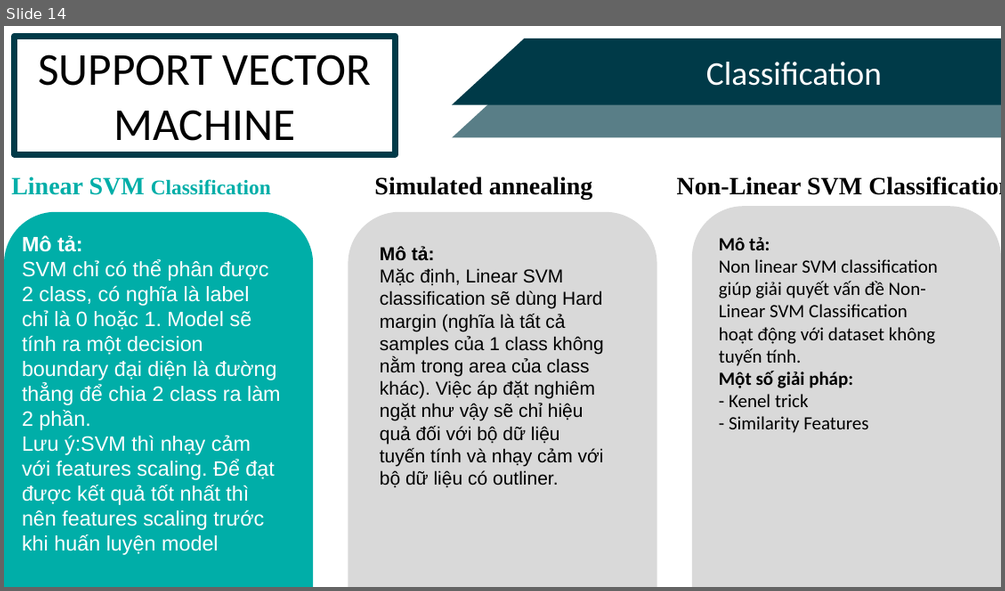
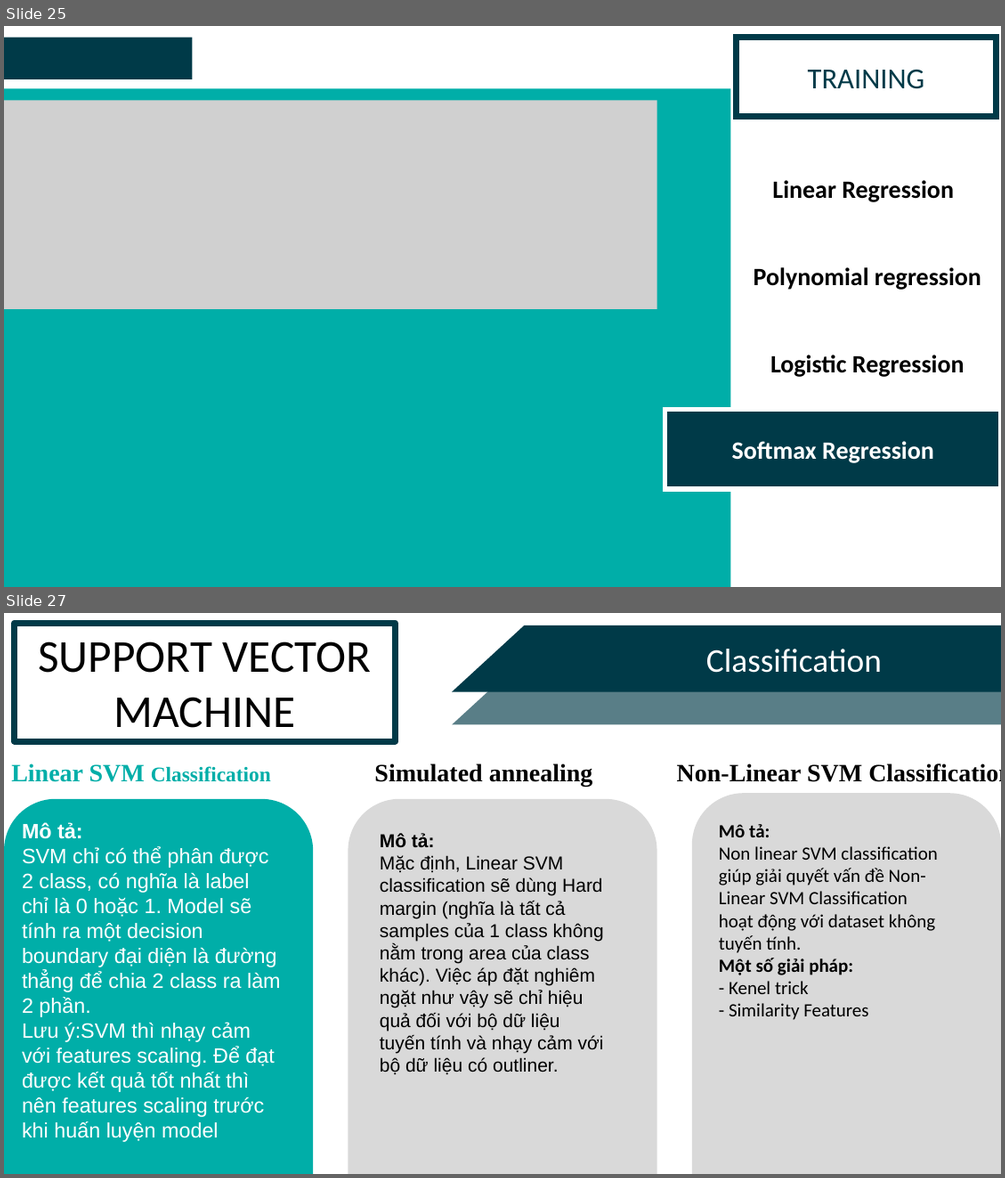
Before and after one commit to leecuongv/RealtimeMaskDetection, a slide deck: Nhom3_BaoCaoCuoiKy.pptx. Shown one above the other, each under a label of ours: slide 14 before the commit, slides 25 and 27 after it; the slides between them are not shown. The pictures are 1005x591 and 1005x1178 pixels, drawn with LibreOffice and Linux fonts; fonts in the diff are those of the drawing; grey boxes stand for pictures. Boxes give left, top, right and bottom in pixels: in the first picture for what was removed or moved away, otherwise in the second. Text is boxed around its words. In the diff, an @@ line names an element or a change of style, - is before the commit and + after.

```diff
--- a/Nhom3_BaoCaoCuoiKy.pptx
+++ b/Nhom3_BaoCaoCuoiKy.pptx
@@ slide 25 added at (4, 26, 1001, 587), background #FFFFFF @@
@@ rectangle added at (4, 38, 193, 79), fill #003A48 @@
@@ rectangle added at (736, 38, 995, 117), fill #FFFFFF, outline #003A48 6 pt, 28 pt, text #003A48 @@
+TRAINING
@@ rectangle added at (4, 89, 730, 587), fill #00AEA8 @@
@@ picture added at (4, 100, 657, 309) @@
@@ rectangle added at (734, 149, 998, 228), outline #FFFFFF 4.5 pt, 24 pt, text #000000, bold @@
+Linear Regression
@@ rectangle added at (734, 236, 1001, 315), outline #FFFFFF 4.5 pt, 24 pt, text #000000, bold @@
+Polynomial regression
@@ rectangle added at (734, 323, 1001, 402), outline #FFFFFF 4.5 pt, 24 pt, text #000000, bold @@
+Logistic Regression
@@ rectangle added at (665, 410, 1001, 489), fill #003A48, outline #FFFFFF 4.5 pt, 24 pt, text #FFFFFF, bold @@
+Softmax Regression
@@ what was slide 14 is now slide 27 @@
```
Also in this commit, not shown: 3 slides changed, 13 other slides added, 2 other files.
